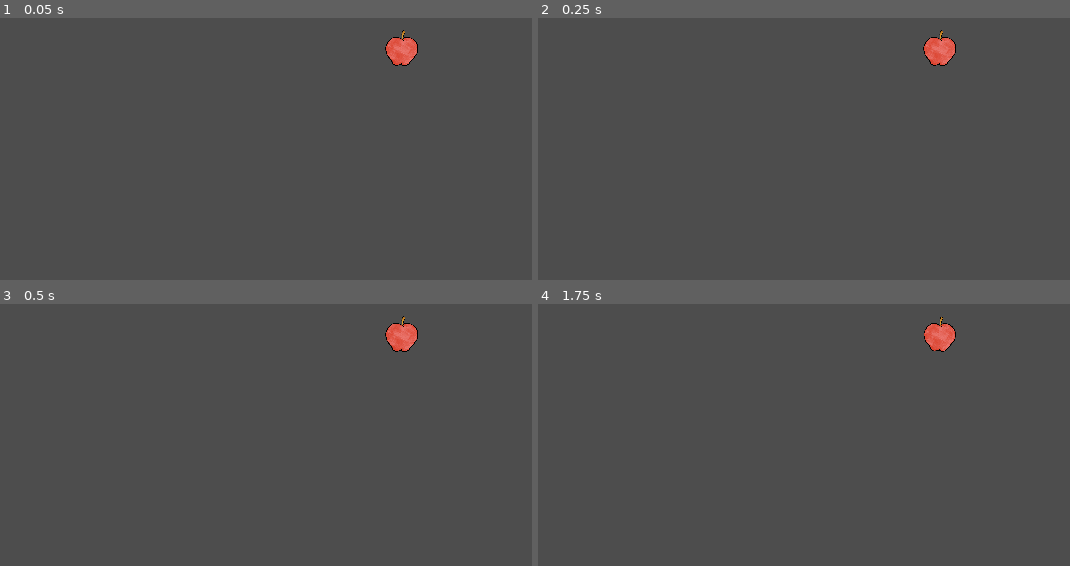
Above: before the commit, frames 1-4 (two rows, left to right).
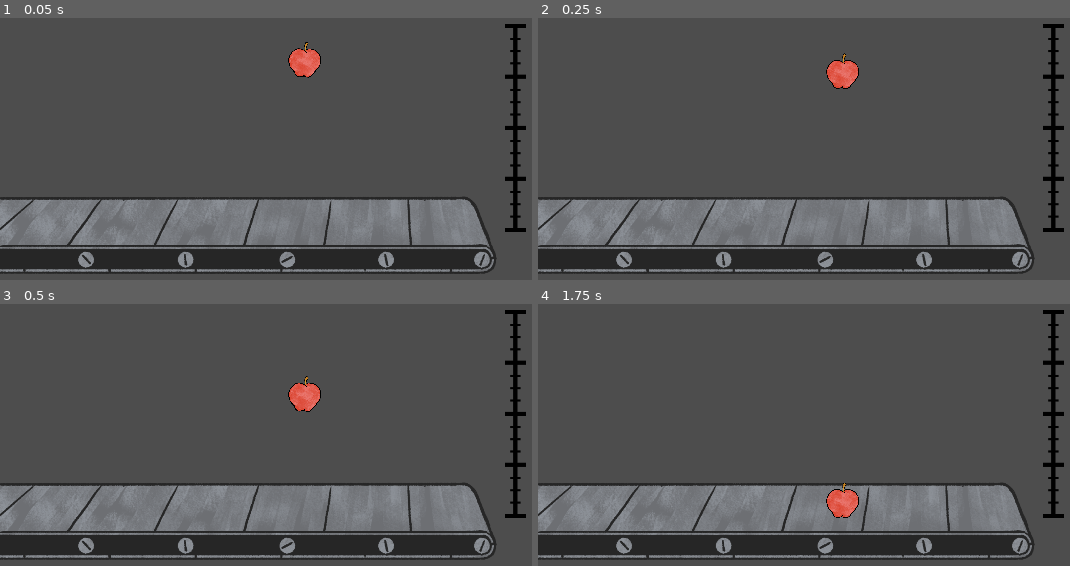
Above: after the commit, the same moments.

Repository: saadjiqbal/tip-the-scales
Game: Godot game, scene res://scenes/game.tscn
Same seed, same stepped clock (60 frames per second), same inputs: the game is played once before the commit and once after it. The project has no main scene, so this scene is started directly.
Inputs (mouse positions are in pixels of both pictures, inside the frame that each line leads up to):
- Up to frame 1 (0.05 s): no input
- Up to frame 2 (0.25 s): no input
- Up to frame 3 (0.5 s): no input
- Up to frame 4 (1.75 s): move the mouse to (942, 335) at 0.52 s; press the mouse at (942, 335) at 0.53 s; right-click (942, 335) at 0.8 s; tap Enter at 1.25 s; move the mouse to (777, 377) at 1.27 s; release the mouse at (777, 377) at 1.28 s; right-click (777, 377) at 1.35 s; click (777, 377) at 1.55 s

The runs differ from the first frame. In frame 1, 28% of the frame differs, in the area x 0-99%, y 2-98%; in frame 2, 28%; in frame 3, 28%; in frame 4, 28%.

Commit message:
Scanning and Physics
- Scale object up and down with left and right mouse button in place of dragging
- Object root changed to RidgedBody2D from AnimatedBody2D so that physics could be applied
- Scanner can now detect the name and scale of the object
- Conveyor scene added to Game scene
- Temp art assets were imported under the folder "place_holder_art"
- Other minor things

Diff:
--- a/project.godot
+++ b/project.godot
@@ -24,8 +24,13 @@
 
 [input]
 
-click={
+LeftClick={
 "deadzone": 0.5,
 "events": [Object(InputEventMouseButton,"resource_local_to_scene":false,"resource_name":"","device":-1,"window_id":0,"a …(258 unchanged characters)…
 ]
 }
+RightClick={
+"deadzone": 0.5,
+"events": [Object(InputEventMouseButton,"resource_local_to_scene":false,"resource_name":"","device":-1,"window_id":0,"alt_pressed":false,"shift_pressed":false,"ctrl_pressed":false,"meta_pressed":false,"button_mask":0,"position":Vector2(0, 0),"global_position":Vector2(0, 0),"factor":1.0,"button_index":2,"canceled":false,"pressed":false,"double_click":false,"script":null)
+]
+}
--- a/scenes/conveyor_belt.tscn
+++ b/scenes/conveyor_belt.tscn
@@ -2,7 +2,7 @@
 
 [ext_resource type="Texture2D" uid="uid://q7sm1yy0v41i" path="res://sprites/conveyor_belt/belt0000.png" id="1_fqolv"]
 [ext_resource type="Texture2D" uid="uid://bhisl51ndnmy" path="res://sprites/conveyor_belt/belt0002.png" id="2_bbu3d"]
-[ext_resource type="Script" path="res://scripts/conveyor_belt.gd" id="2_u6oxh"]
+[ext_resource type="Script" path="res://scenes/conveyor_belt.gd" id="2_u6oxh"]
 [ext_resource type="Texture2D" uid="uid://cr4bjjfax3010" path="res://sprites/conveyor_belt/belt0004.png" id="3_r0j3q"]
 [ext_resource type="Texture2D" uid="uid://osmg4sd166ai" path="res://sprites/conveyor_belt/belt0006.png" id="4_vlr2e"]
 
@@ -39,7 +39,7 @@
 script = ExtResource("2_u6oxh")
 
 [node name="BeltCollision" type="AnimatableBody2D" parent="."]
-collision_layer = 2
+collision_layer = 3
 
 [node name="CollisionShape2D" type="CollisionShape2D" parent="BeltCollision"]
 position = Vector2(0, 132)
--- a/scenes/game.tscn
+++ b/scenes/game.tscn
@@ -1,9 +1,22 @@
-[gd_scene load_steps=3 format=3 uid="uid://bv5qowjdjxo8a"]
+[gd_scene load_steps=6 format=3 uid="uid://xjnffox0uabc"]
 
 [ext_resource type="Script" path="res://scripts/game.gd" id="1_nx7mq"]
 [ext_resource type="PackedScene" uid="uid://h00het4fwakf" path="res://scenes/objects/apple.tscn" id="2_d56ds"]
+[ext_resource type="PackedScene" uid="uid://byfxcixpc3i6f" path="res://scenes/conveyor_belt.tscn" id="3_f8gkv"]
+[ext_resource type="Texture2D" uid="uid://63ek7v7otbi7" path="res://sprites/place_holder_art/Temp_Ruler.png" id="4_ein4x"]
+[ext_resource type="PackedScene" uid="uid://cmqhipa1dja3t" path="res://scenes/scanner.tscn" id="5_t77b4"]
 
 [node name="Game" type="Node2D"]
 script = ExtResource("1_nx7mq")
 
+[node name="ConveyorBelt" parent="." instance=ExtResource("3_f8gkv")]
+
 [node name="Apple" parent="." instance=ExtResource("2_d56ds")]
+position = Vector2(731, 522)
+
+[node name="Ruler" type="Sprite2D" parent="."]
+position = Vector2(1237, 681)
+texture = ExtResource("4_ein4x")
+
+[node name="Scanner" parent="." instance=ExtResource("5_t77b4")]
+position = Vector2(1244, 885)
--- /dev/null
+++ b/scenes/objects/apple.gd
@@ -0,0 +1,11 @@
+extends AnimatableBody2D
+
+
+# Called when the node enters the scene tree for the first time.
+func _ready() -> void:
+	pass # Replace with function body.
+
+
+# Called every frame. 'delta' is the elapsed time since the previous frame.
+func _process(delta: float) -> void:
+	pass
--- a/scenes/objects/apple.tscn
+++ b/scenes/objects/apple.tscn
@@ -3,13 +3,13 @@
 [ext_resource type="Script" path="res://scripts/object_resize.gd" id="1_6y5lb"]
 [ext_resource type="Texture2D" uid="uid://dq5rwnh6040kq" path="res://sprites/apple.png" id="2_eqfm6"]
 
-[sub_resource type="CircleShape2D" id="CircleShape2D_3n5qw"]
-radius = 42.0
+[sub_resource type="RectangleShape2D" id="RectangleShape2D_rja7g"]
+size = Vector2(80, 86)
 
 [sub_resource type="RectangleShape2D" id="RectangleShape2D_mvn37"]
 size = Vector2(80, 86)
 
-[node name="Apple" type="AnimatableBody2D"]
+[node name="Apple" type="RigidBody2D"]
 position = Vector2(964, 495)
 script = ExtResource("1_6y5lb")
 
@@ -19,7 +19,8 @@
 offset = Vector2(0, -50)
 
 [node name="CollisionShape2D" type="CollisionShape2D" parent="."]
-shape = SubResource("CircleShape2D_3n5qw")
+position = Vector2(0, -5)
+shape = SubResource("RectangleShape2D_rja7g")
 
 [node name="Area2D" type="Area2D" parent="."]
 
--- /dev/null
+++ b/scenes/scanner.gd
@@ -0,0 +1,15 @@
+extends Node2D
+
+
+# Called when the node enters the scene tree for the first time.
+func _ready() -> void:
+	pass # Replace with function body.
+
+
+# Called every frame. 'delta' is the elapsed time since the previous frame.
+func _process(delta: float) -> void:
+	if $RayCast2D.is_colliding():
+		var object_name = $RayCast2D.get_collider().name
+		var object_scale = $RayCast2D.get_collider().get_child(0).scale
+		print(object_scale)
+		print(object_name)
--- /dev/null
+++ b/scenes/scanner.tscn
@@ -0,0 +1,10 @@
+[gd_scene load_steps=2 format=3 uid="uid://cmqhipa1dja3t"]
+
+[ext_resource type="Script" path="res://scenes/scanner.gd" id="1_xwwgi"]
+
+[node name="Scanner" type="Node2D"]
+script = ExtResource("1_xwwgi")
+
+[node name="RayCast2D" type="RayCast2D" parent="."]
+scale = Vector2(15, 15)
+target_position = Vector2(-50, 0)
--- a/scripts/object_resize.gd
+++ b/scripts/object_resize.gd
@@ -1,6 +1,7 @@
-extends Node
+extends RigidBody2D
 
-var resize_object : bool = false
+var scale_object_up : bool = false
+var scale_object_down : bool = false
 var mouse_in_object : bool = false
 
 var current_mouse_pos : Vector2
@@ -8,38 +9,55 @@
 
 var collision_shape2d : CollisionShape2D
 var sprite_2d : Sprite2D
+var physics_collision_shape : CollisionShape2D
 
 func _ready() -> void:
 	pass
 
 func _physics_process(delta) -> void:
-	new_mouse_pos = get_viewport().get_mouse_position()
+	scale_object(delta)
 
-	if Input.is_action_pressed("click") && mouse_in_object:
-		resize_object = true
+func scale_object(delta):
+	#Left click to scale up, right click to scale down
 
-	if Input.is_action_just_released("click"):
-		resize_object = false
+	# This will break if we give these nodes a different name
+	collision_shape2d = get_node("Area2D/CollisionShape2D")
+	sprite_2d = get_node("Sprite2D")
+	physics_collision_shape = get_node("CollisionShape2D")
 
-	if resize_object:
-		# This will break if we give these nodes a different name
-		collision_shape2d = get_node("Area2D/CollisionShape2D")
-		sprite_2d = get_node("Sprite2D")
+	#Left click to scale up the object
+	if Input.is_action_pressed("LeftClick") && mouse_in_object:
+		scale_object_up = true
 
-		# If we move mouse to the right, increase sprite and collision scale.
-		# Else if, we move mouse to the left, decrease sprite and collision scale.
-		if (new_mouse_pos.x - current_mouse_pos.x > 0):
-			sprite_2d.scale.x += sprite_2d.scale.x * delta
-			sprite_2d.scale.y += sprite_2d.scale.y * delta
+	if Input.is_action_just_released("LeftClick"):
+		scale_object_up = false
 
-			collision_shape2d.scale.x += collision_shape2d.scale.x * delta
-			collision_shape2d.scale.y += collision_shape2d.scale.y * delta
-		elif (new_mouse_pos.x - current_mouse_pos.x < 0):
-			sprite_2d.scale.x += -sprite_2d.scale.x * delta
-			sprite_2d.scale.y += -sprite_2d.scale.y * delta
+	if scale_object_up:
+		sprite_2d.scale.x += sprite_2d.scale.x * delta
+		sprite_2d.scale.y += sprite_2d.scale.y * delta
 
-			collision_shape2d.scale.x += -collision_shape2d.scale.x * delta
-			collision_shape2d.scale.y += -collision_shape2d.scale.y * delta
+		collision_shape2d.scale.x += collision_shape2d.scale.x * delta
+		collision_shape2d.scale.y += collision_shape2d.scale.y * delta
+
+		physics_collision_shape.scale.x += physics_collision_shape.scale.x * delta
+		physics_collision_shape.scale.y += physics_collision_shape.scale.y * delta
+
+	#Right click to scale the object down
+	if Input.is_action_pressed("RightClick") && mouse_in_object:
+		scale_object_down = true
+
+	if Input.is_action_just_released("RightClick"):
+		scale_object_down = false
+
+	if scale_object_down:
+		sprite_2d.scale.x += -sprite_2d.scale.x * delta
+		sprite_2d.scale.y += -sprite_2d.scale.y * delta
+
+		collision_shape2d.scale.x += -collision_shape2d.scale.x * delta
+		collision_shape2d.scale.y += -collision_shape2d.scale.y * delta
+
+		physics_collision_shape.scale.x += -physics_collision_shape.scale.x * delta
+		physics_collision_shape.scale.y += -physics_collision_shape.scale.y * delta
 
 func _on_area_2d_mouse_entered():
 	current_mouse_pos = get_viewport().get_mouse_position()
Binary file added: sprites/place_holder_art/Temp_Bolt.png
Not shown, added: sprites/place_holder_art/Temp_Bolt.png.import
Binary file added: sprites/place_holder_art/Temp_Cog.png
Not shown, added: sprites/place_holder_art/Temp_Cog.png.import
Binary file added: sprites/place_holder_art/Temp_Processor.png
Not shown, added: sprites/place_holder_art/Temp_Processor.png.import
Binary file added: sprites/place_holder_art/Temp_Ruler.png
Not shown, added: sprites/place_holder_art/Temp_Ruler.png.import
